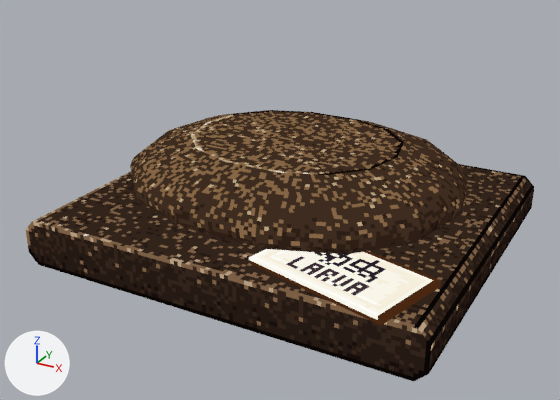
The glTF model public/models/lowpix/figures/konchu/larva.glb: old version first, new version second.
Rendered twice from a 50 mm lens placed at (21.6, -41.3, 23.2), pointed at (0.0, -2.1, 3.6). Lighting does not change. The marker at lower left points along +X, +Y and +Z. The older version comes first. Where no turn or scale is listed for an object, it has been applied to the vertices.

The first picture shows 'base', 'label', 'mould'.
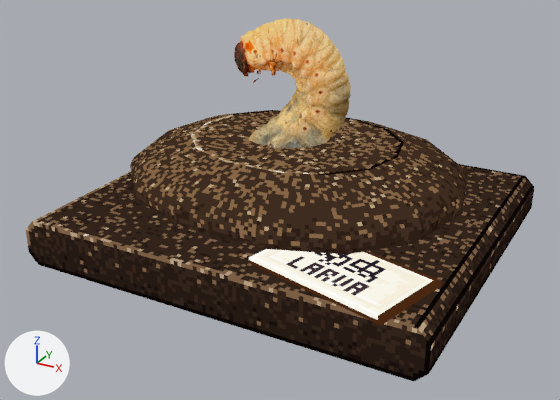
Changed parts and their boxes (x1, y1, x2, y2) in the pictures (560 x 400 px):
'mesh', added (beige)
    after: (234, 18, 351, 148)

The change in detail:
Picture 'atlas.001' (img_atlas_001) is new.
Material 'pixel_card' (mat_pixel_card) is new.
Uses the picture img_atlas_001.
Mesh me_mesh is new.
It has 1955 vertices, 3999 faces and spans x -3.29..3.25, y -2.47..2.69, z -4.54..4.49.
It uses material mat_pixel_card.
Object 'mesh' (ob_mesh) is new; it shows me_mesh.
Its location is (-0.14, -0.08, 10.0).
